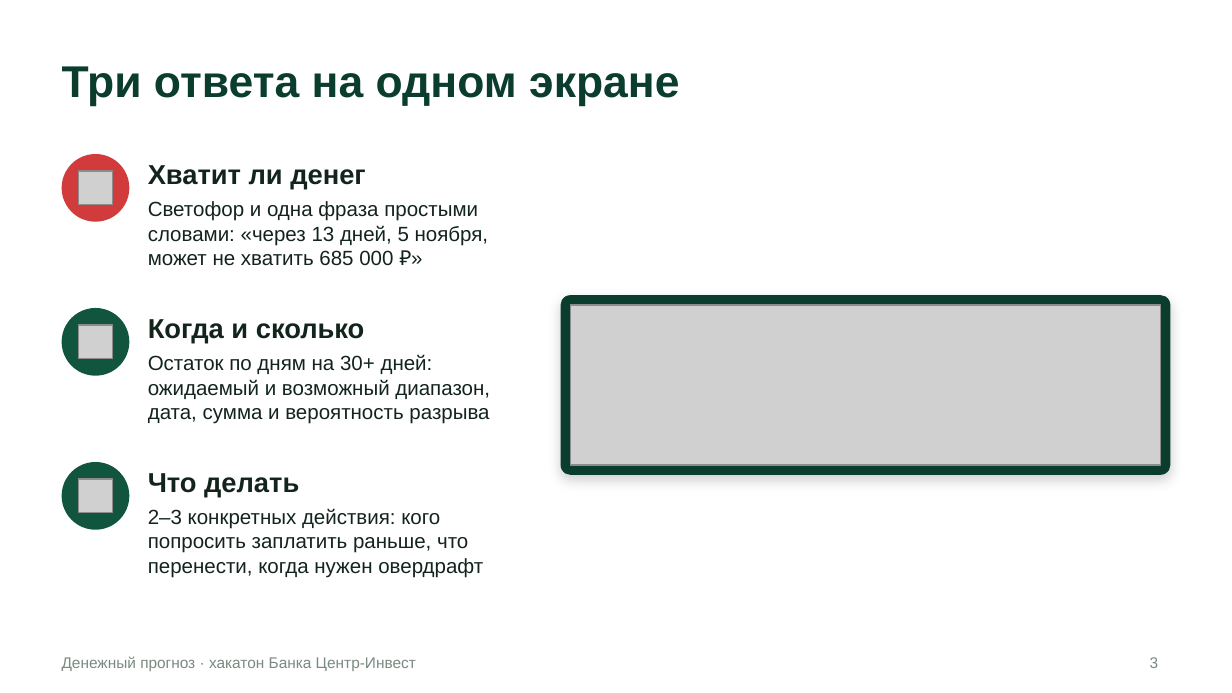
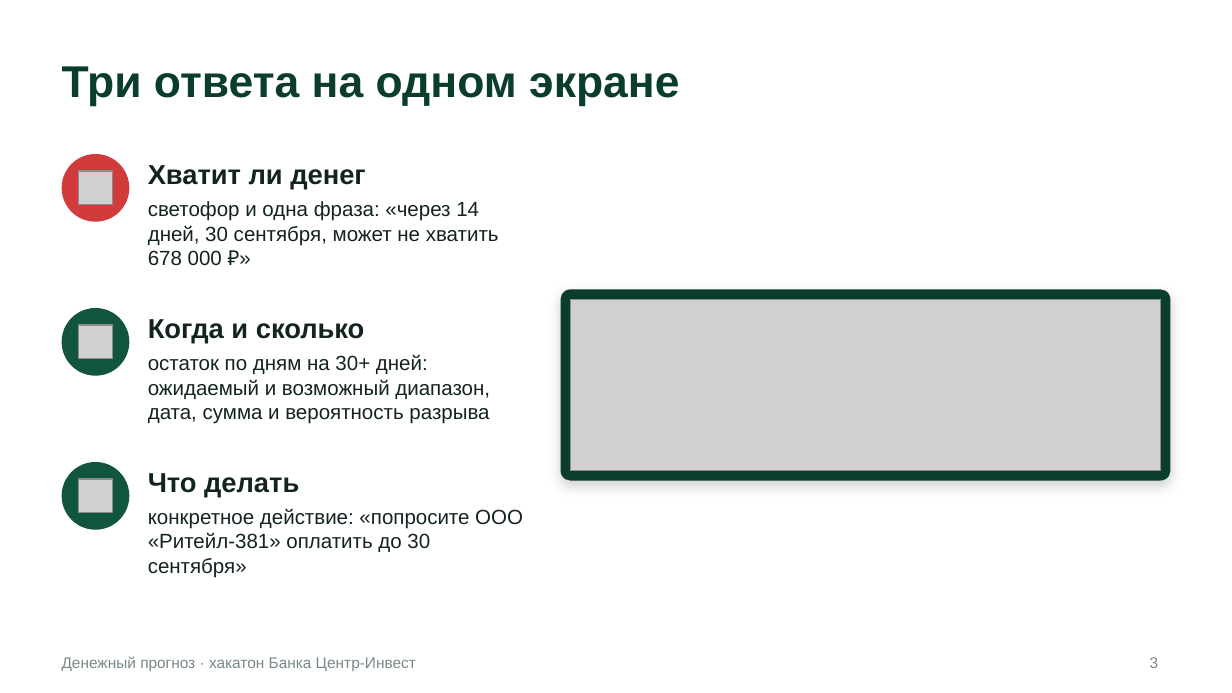
Before and after one commit to VaDex-web/cashflow, a slide deck: slide 3 of docs/presentation.pptx. Drawn at 1232x693 pixels with LibreOffice and Linux fonts; fonts in the diff are those of the drawing; grey boxes stand for pictures. Boxes give left, top, right and bottom in pixels: in the first picture for what was removed or moved away, otherwise in the second. Text is boxed around its words. In the diff, an @@ line names an element or a change of style, - is before the commit and + after.

```diff
--- a/docs/presentation.pptx
+++ b/docs/presentation.pptx
@@ text at [148, 201, 499, 266]: text changed @@
-Светофор и одна фраза простыми словами: «через 13 дней, 5 ноября, может не хватить 685 000 ₽»
+светофор и одна фраза: «через 14 дней, 30 сентября, может не хватить 678 000 ₽»
@@ rounded rectangle: place and size @@
-rounded rectangle at [561, 296, 1170, 476]
+rounded rectangle at [561, 290, 1170, 480]
@@ rounded rectangle at [561, 290, 1170, 480]: proportions changed @@
@@ picture: place and size @@
-picture at [570, 306, 1161, 466]
+picture at [570, 299, 1161, 471]
@@ text at [148, 354, 490, 424]: text changed @@
-Остаток по дням на 30+ дней: ожидаемый и возможный диапазон, дата, сумма и вероятность разрыва
+остаток по дням на 30+ дней: ожидаемый и возможный диапазон, дата, сумма и вероятность разрыва
@@ text at [148, 508, 523, 578]: text changed @@
-2–3 конкретных действия: кого попросить заплатить раньше, что перенести, когда нужен овердрафт
+конкретное действие: «попросите ООО «Ритейл-381» оплатить до 30 сентября»
```
Also in this commit, not shown: 6 other slides changed, 4 slides added, 6 slides removed, 23 other files.
